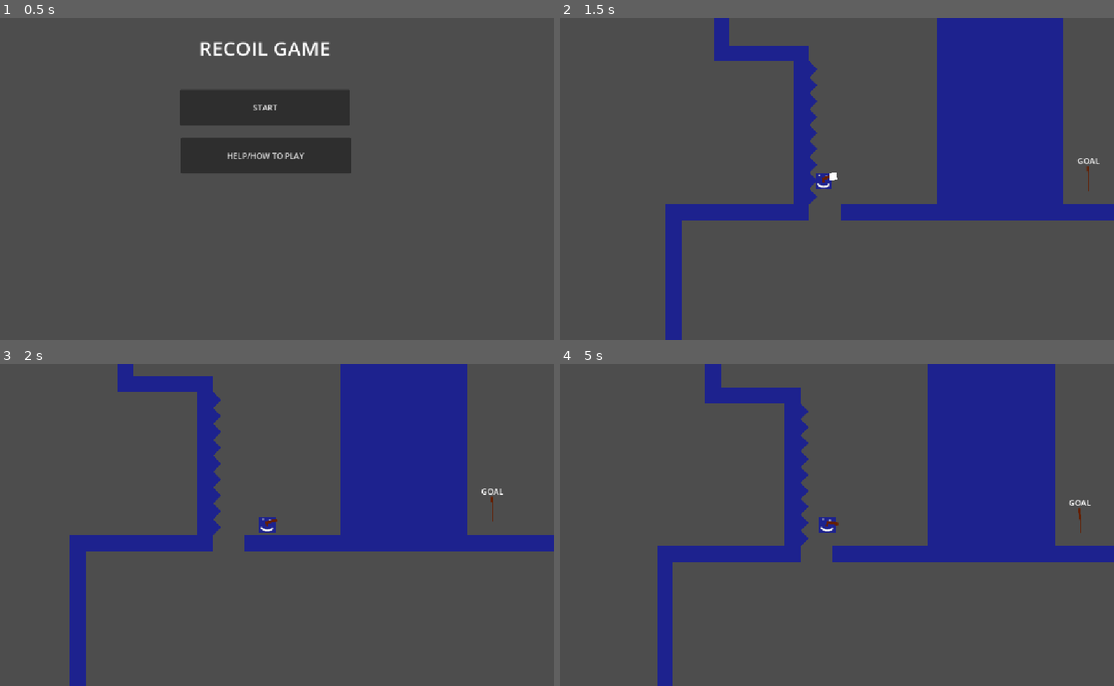
Above: before the commit, frames 1-4 (two rows, left to right).
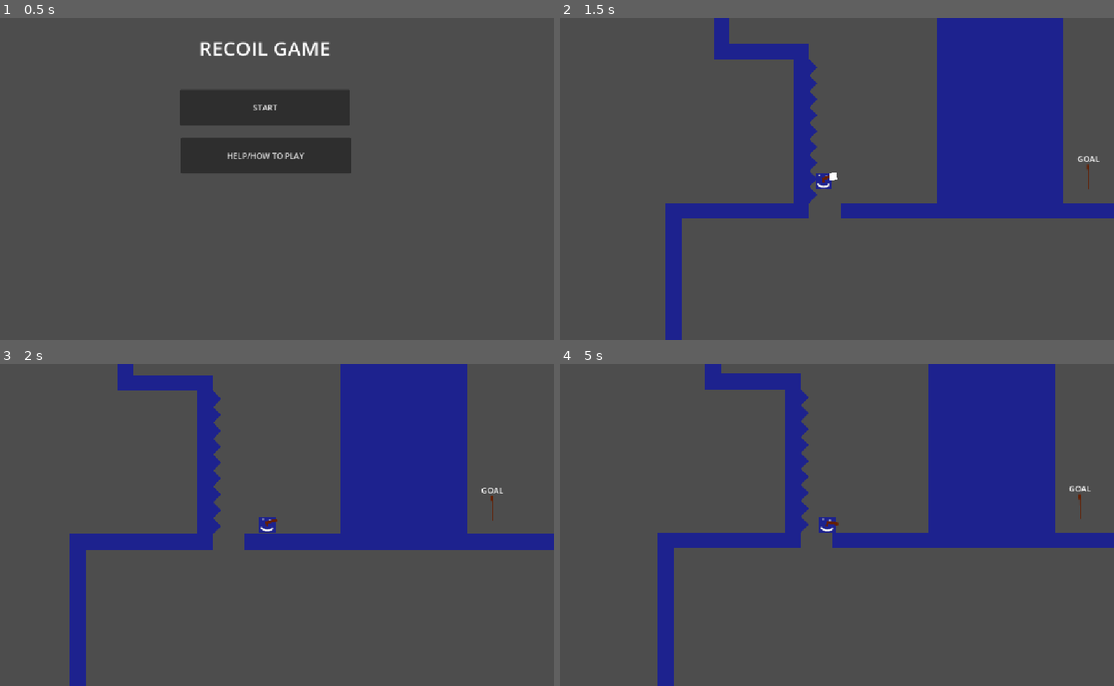
Above: after the commit, the same moments.

Repository: ejoit/Shooter-Game
Game: Godot game, scene res://Scenes/tile_screen.tscn
Same seed, same stepped clock (60 frames per second), same inputs: the game is played once before the commit and once after it.
Inputs (mouse positions are in pixels of both pictures, inside the frame that each line leads up to):
- Up to frame 1 (0.5 s): no input
- Up to frame 2 (1.5 s): click "START" at 0.5 s; tap Enter (ui_accept) at 1.25 s; move the mouse to (953, 162) at 1.27 s; hold Right (ui_right) from 1.28 s (still down); click (953, 162) at 1.35 s
- Up to frame 3 (2 s): keep holding Right (ui_right); tap Enter (ui_accept) at 1.52 s
- Up to frame 4 (5 s): move the mouse to (715, 541) at 2.02 s; click (715, 541) at 2.1 s; tap Enter (ui_accept) at 2.27, 3.77, 4.52 s; move the mouse to (886, 454) at 2.77 s; release Right (ui_right) at 2.78 s; hold Left (ui_left) 2.78-3.53 s; click (886, 454) at 2.85 s; move the mouse to (798, 589) at 3.52 s; hold Right (ui_right) from 3.53 s (still down); click (798, 589) at 3.6 s; move the mouse to (997, 573) at 4.27 s; click (997, 573) at 4.35 s

Frame 1 is identical in both runs. In frame 2, 1.0% of the frame differs, in the area x 19-100%, y 8-63%; in frame 3, 0.8%; in frame 4, 7.1%, in the area x 17-100%, y 0-100%.

Commit message:
Changed more values
This dosnt matter that much since movement system is changing to use state machines soon :P

Diff:
--- a/Scripts/player.gd
+++ b/Scripts/player.gd
@@ -4,10 +4,10 @@
 const SPEED = 320.0
 const ACCELERATION = 500.0
 const AIR_ACCELERATION = 520.0
-const FRICTION = 2000 # Test Friction as 2000
-const AIR_FRICTION = 50
+const FRICTION = 1000 # Test Friction as 2000
+const AIR_FRICTION = 25
 const JUMP_VELOCITY = -300.0
-const GRAVITY = 1080.0
+const GRAVITY = 1200.0
 const FALL_GRAVITY = 1400
 const SHOOT_VELCITY = -660
 const WALL_SHOOT_VELOCITY = -660
